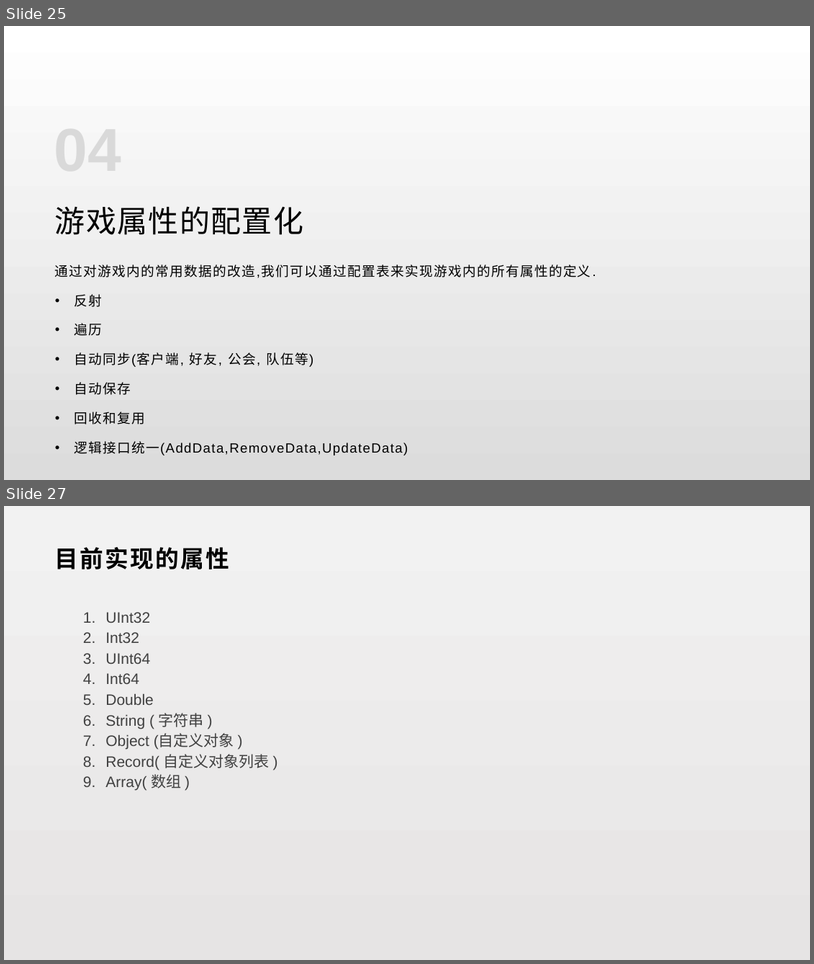
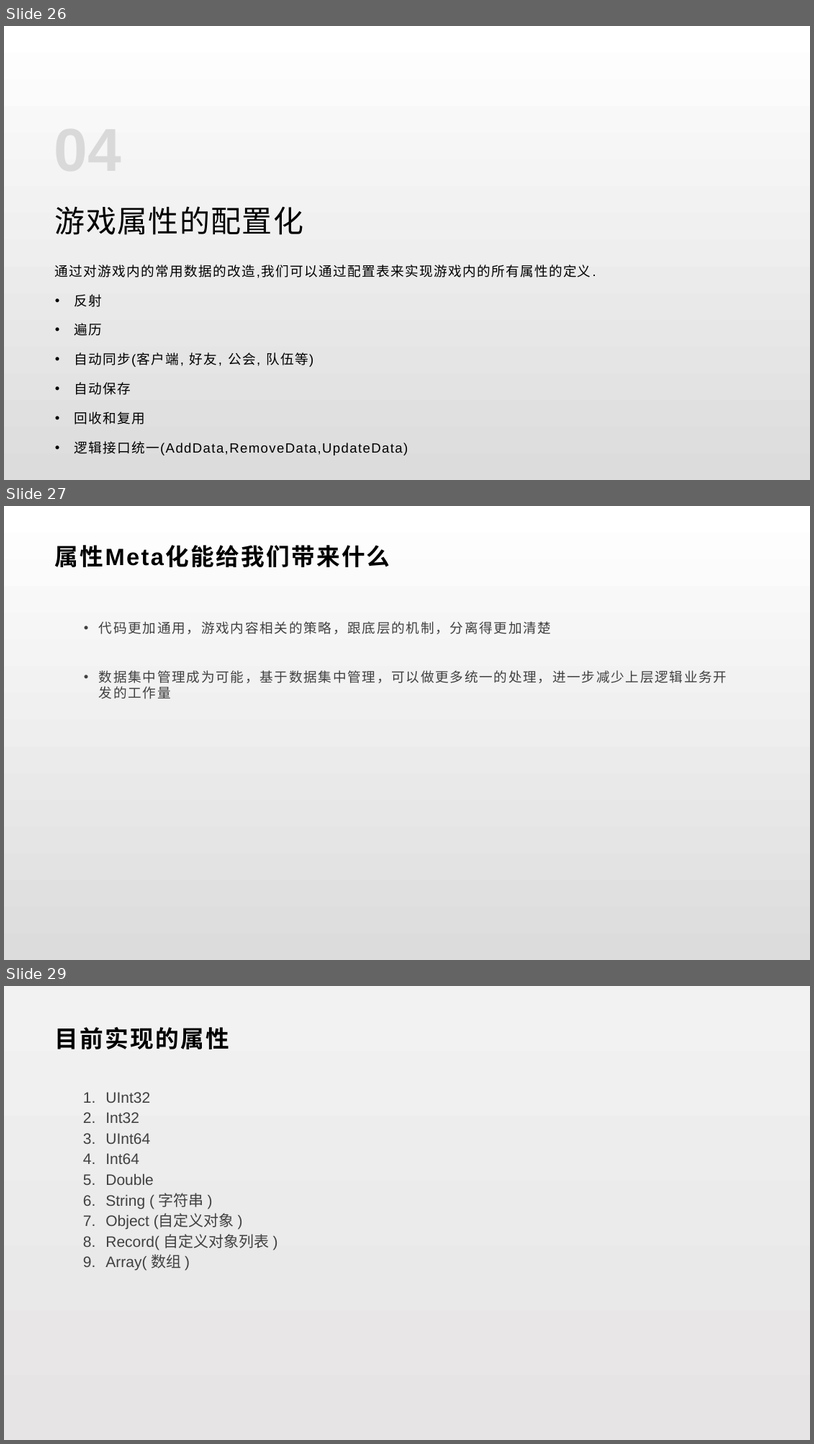
Before and after one commit to lori227/KFrame, a slide deck: _doc/KFrame.pptx. Shown one above the other, each under a label of ours: slides 25 and 27 before the commit, slides 26, 27 and 29 after it; the slides between them are not shown. The pictures are 814x964 and 814x1444 pixels, drawn with LibreOffice and Linux fonts; fonts in the diff are those of the drawing. Boxes give left, top, right and bottom in pixels: in the first picture for what was removed or moved away, otherwise in the second. Text is boxed around its words. In the diff, an @@ line names an element or a change of style, - is before the commit and + after.

```diff
--- a/_doc/KFrame.pptx
+++ b/_doc/KFrame.pptx
@@ slide 27 added at bbox=[4, 506, 810, 960], background gradient #FFFFFF to #DCDCDC @@
@@ text added at bbox=[55, 545, 391, 567], 28 pt, text #000000, bold @@
+属性Meta化能给我们带来什么
@@ text added at bbox=[99, 621, 728, 699], 16 pt, text #404040 @@
+  • 代码更加通用，游戏内容相关的策略，跟底层的机制，分离得更加清楚
+  • 数据集中管理成为可能，基于数据集中管理，可以做更多统一的处理，进一步减少上层逻辑业务开发的工作量
@@ what was slide 25 is now slide 26 @@
@@ what was slide 27 is now slide 29 @@
```
Also in this commit, not shown: 5 slides changed, 3 other slides added, 2 slides removed, 1 other file.
